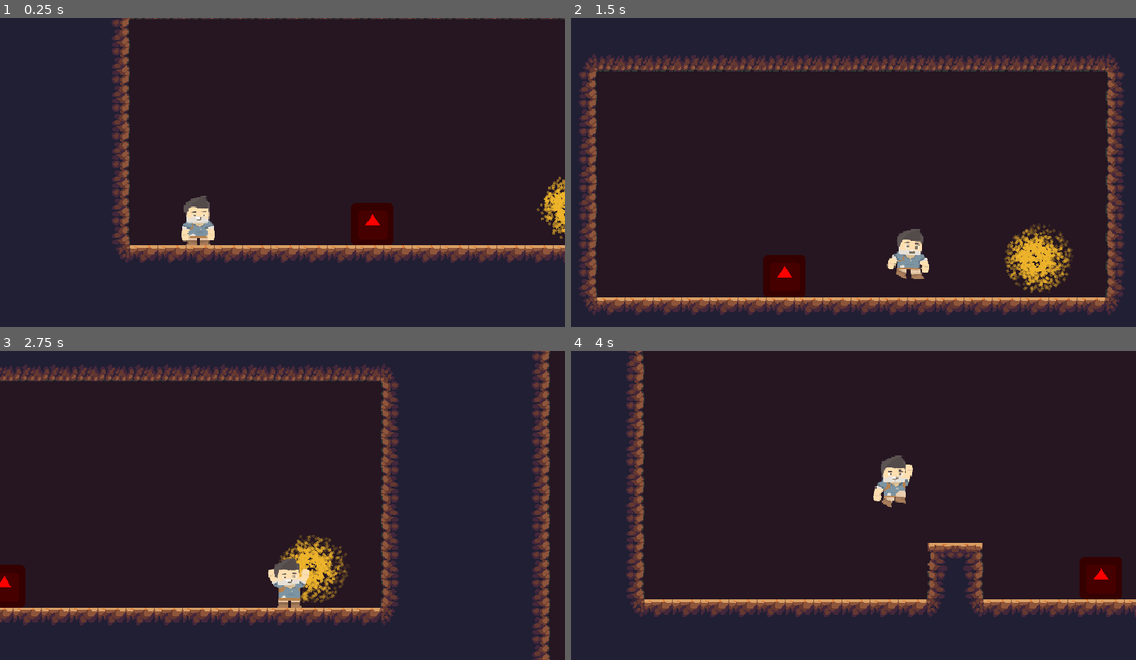
Above: before the commit, frames 1-4 (two rows, left to right).
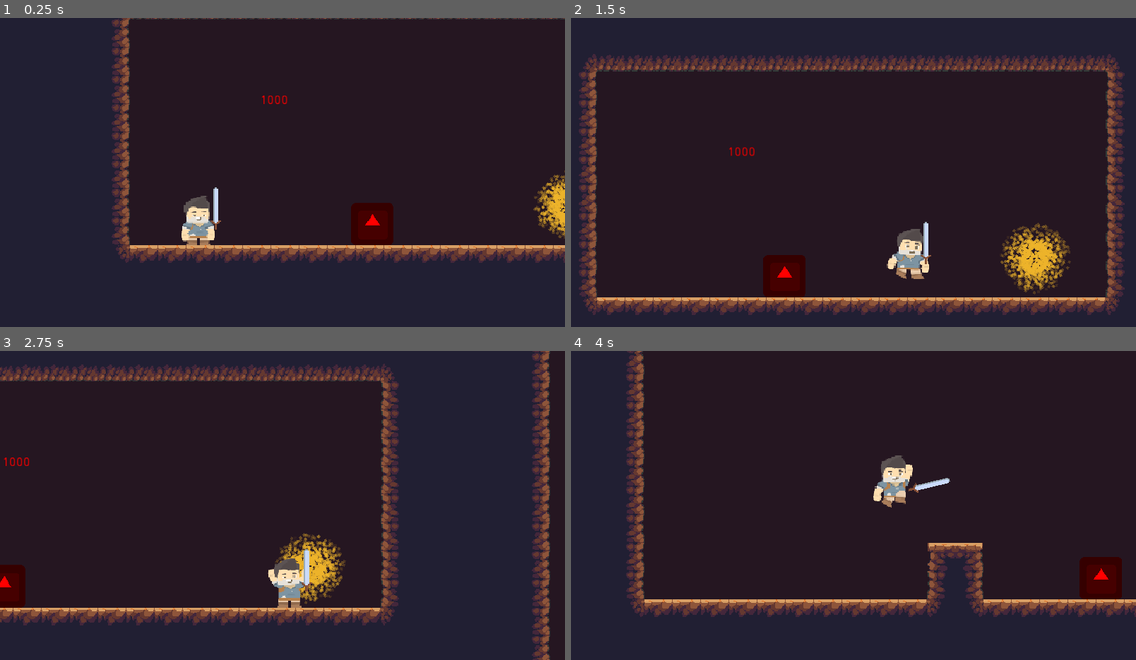
Above: after the commit, the same moments.

Repository: totalfreak/2D-Diablo
Game: Godot game, scene res://Scenes/Worlds/World1.tscn
Same seed, same stepped clock (60 frames per second), same inputs: the game is played once before the commit and once after it. The engine's default icon, where the game draws it, is replaced by a stand-in: a white triangle on a blue panel in a dark square.
Inputs:
- Up to frame 1 (0.25 s): no input
- Up to frame 2 (1.5 s): tap Enter (ui_accept) at 0.5, 0.77 s; hold Right (ui_right) from 0.53 s (still down); tap V (Attack, bound only after the commit) at 0.6, 1.35 s
- Up to frame 3 (2.75 s): tap Enter (ui_accept) at 1.52 s; release Right (ui_right) at 2.03 s; hold Left (ui_left) from 2.03 s (still down); tap V (Attack, bound only after the commit) at 2.1 s
- Up to frame 4 (4 s): release Left (ui_left) at 2.78 s; hold Right (ui_right) from 2.78 s (still down); tap V (Attack, bound only after the commit) at 2.85, 3.6 s; tap Enter (ui_accept) at 3.02, 3.77 s

The runs differ from the first frame. In frame 1, 0.7% of the frame differs, in the area x 37-100%, y 25-72%; in frame 2, 1.5%, in the area x 28-89%, y 41-90%; in frame 3, 1.2%; in frame 4, 0.1%.

Commit message:
Sword animation

Diff:
--- a/Scenes/Enemies/Enemy.gd
+++ b/Scenes/Enemies/Enemy.gd
@@ -39,7 +39,7 @@
 				leftPlayerRay.enabled = true
 				motion.x = -moveSpeed
 				#If player is in attack range
-				if playerBools[0] and leftPlayerRay.get_collider().get_groups()[0] == "Player":
+				if playerBools[0] and leftPlayerRay.get_collider().get_groups().has("Player"):
 					print(leftPlayerRay.get_collider().get_groups())
 					attacking = true
 					player._Get_Attacked(10, "left")
@@ -50,7 +50,7 @@
 				leftPlayerRay.enabled = false
 				motion.x = moveSpeed
 				#If player is in attack range
-				if playerBools[1] and rightPlayerRay.get_collider().get_groups()[0] == "Player":
+				if playerBools[1] and rightPlayerRay.get_collider().get_groups().has("Player"):
 					print(rightPlayerRay.get_collider().get_groups())
 					attacking = true
 					player._Get_Attacked(10, "right")
--- a/Scenes/Interactives/Portal.tscn
+++ b/Scenes/Interactives/Portal.tscn
@@ -58,7 +58,7 @@
 flag_disable_z = true
 spread = 180.0
 flatness = 0.0
-gravity = Vector3( 0, 5, 0 )
+gravity = Vector3( 0, 0, 0 )
 initial_velocity = 15.0
 initial_velocity_random = 0.31
 angular_velocity = 100.0
@@ -85,7 +85,7 @@
 anim_offset = 0.0
 anim_offset_random = 0.0
 anim_loop = false
-_sections_unfolded = [ "Color", "Emission Shape", "Flags", "Gravity", "Initial Velocity", "Orbit Velocity", "Radial Accel", "Scale", "Spread", "Trail" ]
+_sections_unfolded = [ "Color", "Emission Shape", "Flags", "Gravity", "Orbit Velocity", "Radial Accel", "Scale", "Spread", "Trail" ]
 
 [node name="Portal" type="Area2D"]
 
@@ -106,7 +106,6 @@
 [node name="Sprite" type="Sprite" parent="." index="0"]
 
 visible = false
-scale = Vector2( 1, 1 )
 z_index = -1
 texture = ExtResource( 2 )
 _sections_unfolded = [ "Transform", "Z Index" ]
@@ -125,7 +124,7 @@
 amount = 1000
 lifetime = 2.0
 one_shot = false
-preprocess = 1.0
+preprocess = 5.0
 speed_scale = 1.0
 explosiveness = 0.0
 randomness = 0.0
--- a/Scenes/Player/Player.gd
+++ b/Scenes/Player/Player.gd
@@ -1,6 +1,7 @@
 extends KinematicBody2D
 
 var motion = Vector2()
+var direction = Vector2()
 
 export var health = 100
 var dead = false
@@ -11,55 +12,38 @@
 export var dampSpeed = 20
 
 var hasWon = false
-
+var attacking = false
+onready var damageText = preload("res://Scenes/UI/DamageText.tscn")
 onready var attackTimer = get_node("AttackTimer")
 onready var takeDamageTimer = get_node("TakeDamageTimer")
+onready var weaponContainer = get_node("WeaponContainer")
 var takingDamage = false
 var knockbacked = false
 export var knockbackDelay = 0.5
 
 func _ready():
 	takeDamageTimer.connect("timeout", self, "_Stop_Taking_Damage")
+	attackTimer.connect("timeout", self, "_Stop_Attacking")
+	set_process_input(true)
 	pass
 
+func _input(event):
+
+	pass
+
+
 func _physics_process(delta):
+
 	#Subtracting gravity
 	motion.y += GRAVITY
+
+
+
+
 	if not hasWon and not dead and not takingDamage:
-		if Input.is_action_pressed("ui_right"):
-			$Sprite.flip_h = false
-			# If on floor, play run anim else do either fall or jump anim
-			if is_on_floor():
-				$Sprite.play("Run")
-			else:
-				if motion.y < 0:
-					$Sprite.play("Jump")
-				else:
-					$Sprite.play("Fall")
-			motion.x = lerp(motion.x, moveSpeed, dampSpeed * delta)
-		elif Input.is_action_pressed("ui_left"):
-			$Sprite.flip_h = true
-			# If on floor, play run anim else do either fall or jump anim
-			if is_on_floor():
-				$Sprite.play("Run")
-			else:
-				if motion.y < 0:
-					$Sprite.play("Jump")
-				else:
-					$Sprite.play("Fall")
-			motion.x = lerp(motion.x, -moveSpeed, dampSpeed * delta)
-		elif not is_on_floor():
-			#Slow down in air if no direction is pressed
-			if not Input.is_action_pressed("ui_right") and not Input.is_action_pressed("ui_left"):
-				motion.x = lerp(motion.x, 0, dampSpeed/5 * delta)
-			#Play jump and fall animations
-			if motion.y < 0:
-				$Sprite.play("Jump")
-			else:
-				$Sprite.play("Fall")
-		else:
-			motion.x = lerp(motion.x, 0, dampSpeed * delta)
-			$Sprite.play("Idle")
+		# Handling input
+		_Process_Input(delta)
+
 	elif hasWon:
 		motion.x = 0
 		$Sprite.play("Won")
@@ -69,8 +53,57 @@
 		motion.y = -jumpSpeed
 	#Setting motion vector and moving
 	motion = move_and_slide(motion, UP_VECTOR)
+
 	pass
 
+func _Process_Input(var delta):
+	if Input.is_action_pressed("ui_right"):
+		$Sprite.flip_h = false
+		$WeaponContainer.scale.x = 1
+		# If on floor, play run anim else do either fall or jump anim
+		if is_on_floor():
+			$Sprite.play("Run")
+		else:
+			if motion.y < 0:
+				$Sprite.play("Jump")
+			else:
+				$Sprite.play("Fall")
+		motion.x = lerp(motion.x, moveSpeed, dampSpeed * delta)
+	elif Input.is_action_pressed("ui_left"):
+		$Sprite.flip_h = true
+		$WeaponContainer.scale.x = -1
+		# If on floor, play run anim else do either fall or jump anim
+		if is_on_floor():
+			$Sprite.play("Run")
+		else:
+			if motion.y < 0:
+				$Sprite.play("Jump")
+			else:
+				$Sprite.play("Fall")
+		motion.x = lerp(motion.x, -moveSpeed, dampSpeed * delta)
+	elif not is_on_floor():
+		#Slow down in air if no direction is pressed
+		if not Input.is_action_pressed("ui_right") and not Input.is_action_pressed("ui_left"):
+			motion.x = lerp(motion.x, 0, dampSpeed/5 * delta)
+		#Play jump and fall animations
+		if motion.y < 0:
+			$Sprite.play("Jump")
+		else:
+			$Sprite.play("Fall")
+	else:
+		motion.x = lerp(motion.x, 0, dampSpeed * delta)
+		$Sprite.play("Idle")
+
+	if Input.is_action_just_pressed("Attack"):
+		_Attack()
+
+
+func _Attack():
+	if not attacking:
+		attacking = true
+		$WeaponContainer/WeaponPoint/Sword/AnimationPlayer.play("Attack")
+		attackTimer.start()
+		pass
 
 func _Get_Attacked(var damage, var direction):
 	move_and_slide(Vector2(0,0), UP_VECTOR)
@@ -79,7 +112,9 @@
 	takeDamageTimer.start()
 	$Sprite.play("Get_Hit")
 	health-=damage
-
+	var text = damageText.instance()
+	add_child(text)
+	text
 	if health <= 0 and not dead:
 		_Die()
 	print(str(damage) + " " + direction)
@@ -88,6 +123,10 @@
 	takingDamage = false
 	takeDamageTimer.stop()
 
+func _Stop_Attacking():
+	attacking = false
+	attackTimer.stop()
+
 func _Die():
 	dead = true
 	pass
--- a/Scenes/Player/Player.tscn
+++ b/Scenes/Player/Player.tscn
@@ -1,43 +1,44 @@
-[gd_scene load_steps=13 format=2]
+[gd_scene load_steps=14 format=2]
 
 [ext_resource path="res://Scenes/Player/Player.gd" type="Script" id=1]
-[ext_resource path="res://Sprites/Player/Tiles exported/adventurer_tilesheet1.png" type="Texture" id=2]
-[ext_resource path="res://Sprites/Player/Tiles exported/adventurer_tilesheet10.png" type="Texture" id=3]
-[ext_resource path="res://Sprites/Player/Tiles exported/adventurer_tilesheet11.png" type="Texture" id=4]
-[ext_resource path="res://Sprites/Player/Tiles exported/adventurer_tilesheet22.png" type="Texture" id=5]
-[ext_resource path="res://Sprites/Player/Tiles exported/adventurer_tilesheet2.png" type="Texture" id=6]
+[ext_resource path="res://Sprites/Player/Tiles exported/adventurer_tilesheet10.png" type="Texture" id=2]
+[ext_resource path="res://Sprites/Player/Tiles exported/adventurer_tilesheet11.png" type="Texture" id=3]
+[ext_resource path="res://Sprites/Player/Tiles exported/adventurer_tilesheet1.png" type="Texture" id=4]
+[ext_resource path="res://Sprites/Player/Tiles exported/adventurer_tilesheet2.png" type="Texture" id=5]
+[ext_resource path="res://Sprites/Player/Tiles exported/adventurer_tilesheet22.png" type="Texture" id=6]
 [ext_resource path="res://Sprites/Player/Tiles exported/adventurer_tilesheet3.png" type="Texture" id=7]
 [ext_resource path="res://Sprites/Player/Tiles exported/adventurer_tilesheet4.png" type="Texture" id=8]
 [ext_resource path="res://Sprites/Player/Tiles exported/adventurer_tilesheet8.png" type="Texture" id=9]
 [ext_resource path="res://Scenes/Background.tscn" type="PackedScene" id=10]
+[ext_resource path="res://Scenes/Weapons/Swords/Sword.tscn" type="PackedScene" id=11]
 
-[sub_resource type="CapsuleShape2D" id=2]
+[sub_resource type="CapsuleShape2D" id=1]
 
 custom_solver_bias = 0.0
 radius = 20.0
 height = 19.8338
 
-[sub_resource type="SpriteFrames" id=1]
+[sub_resource type="SpriteFrames" id=2]
 
 animations = [ {
-"frames": [ ExtResource( 2 ) ],
+"frames": [ ExtResource( 2 ), ExtResource( 3 ) ],
+"loop": true,
+"name": "Run",
+"speed": 5.0
+}, {
+"frames": [ ExtResource( 4 ) ],
 "loop": true,
 "name": "Idle",
 "speed": 3.0
 }, {
-"frames": [ ExtResource( 3 ), ExtResource( 4 ) ],
-"loop": true,
-"name": "Run",
-"speed": 5.0
-}, {
 "frames": [ ExtResource( 5 ) ],
 "loop": true,
-"name": "Get_Hit",
+"name": "Jump",
 "speed": 5.0
 }, {
 "frames": [ ExtResource( 6 ) ],
 "loop": true,
-"name": "Jump",
+"name": "Get_Hit",
 "speed": 5.0
 }, {
 "frames": [ ExtResource( 7 ) ],
@@ -45,13 +46,13 @@
 "name": "Fall",
 "speed": 5.0
 }, {
-"frames": [ ExtResource( 8 ), ExtResource( 6 ), ExtResource( 9 ) ],
+"frames": [ ExtResource( 8 ), ExtResource( 5 ), ExtResource( 9 ) ],
 "loop": true,
 "name": "Won",
 "speed": 3.0
 } ]
 
-[node name="Player" type="KinematicBody2D" index="0" groups=[
+[node name="Player" type="KinematicBody2D" groups=[
 "Player",
 ]]
 
@@ -72,12 +73,12 @@
 [node name="CollisionShape2D" type="CollisionShape2D" parent="." index="0"]
 
 position = Vector2( 1, 4 )
-shape = SubResource( 2 )
+shape = SubResource( 1 )
 _sections_unfolded = [ "Transform" ]
 
 [node name="Sprite" type="AnimatedSprite" parent="." index="1"]
 
-frames = SubResource( 1 )
+frames = SubResource( 2 )
 animation = "Idle"
 _sections_unfolded = [ "Transform" ]
 
@@ -120,15 +121,16 @@
 scroll_base_scale = Vector2( 1, 1 )
 scroll_limit_begin = Vector2( 0, 0 )
 scroll_limit_end = Vector2( 0, 0 )
-scroll_ignore_camera_zoom = true
+scroll_ignore_camera_zoom = false
+_sections_unfolded = [ "Scroll" ]
 
 [node name="Background" parent="ParallaxBackground" index="0" instance=ExtResource( 10 )]
 
 [node name="AttackTimer" type="Timer" parent="." index="4"]
 
 process_mode = 0
-wait_time = 1.0
-one_shot = false
+wait_time = 0.6
+one_shot = true
 autostart = false
 
 [node name="TakeDamageTimer" type="Timer" parent="." index="5"]
@@ -137,3 +139,16 @@
 wait_time = 0.5
 one_shot = false
 autostart = false
+
+[node name="WeaponContainer" type="Node2D" parent="." index="6"]
+
+editor/display_folded = true
+_sections_unfolded = [ "Transform", "Z Index" ]
+
+[node name="WeaponPoint" type="Position2D" parent="WeaponContainer" index="0"]
+
+position = Vector2( 21, 13 )
+
+[node name="Sword" parent="WeaponContainer/WeaponPoint" index="0" instance=ExtResource( 11 )]
+
+position = Vector2( 0, -21 )
--- /dev/null
+++ b/Scenes/UI/DamageText.tscn
@@ -0,0 +1,87 @@
+[gd_scene load_steps=2 format=2]
+
+[sub_resource type="Animation" id=1]
+
+resource_name = "Appear"
+length = 1.0
+loop = false
+step = 0.1
+tracks/0/type = "value"
+tracks/0/path = NodePath("Control:rect_position")
+tracks/0/interp = 2
+tracks/0/loop_wrap = true
+tracks/0/imported = false
+tracks/0/enabled = true
+tracks/0/keys = {
+"times": PoolRealArray( 0, 0.3, 0.6, 1 ),
+"transitions": PoolRealArray( 1, 1, 1, 1 ),
+"update": 0,
+"values": [ Vector2( 0, 0 ), Vector2( 0, -29 ), Vector2( 0, -49 ), Vector2( 0, -57 ) ]
+}
+tracks/1/type = "value"
+tracks/1/path = NodePath("Control:modulate")
+tracks/1/interp = 1
+tracks/1/loop_wrap = true
+tracks/1/imported = false
+tracks/1/enabled = true
+tracks/1/keys = {
+"times": PoolRealArray( 0, 0.5, 1 ),
+"transitions": PoolRealArray( 1, 1, 1 ),
+"update": 0,
+"values": [ Color( 1, 1, 1, 1 ), Color( 1, 1, 1, 1 ), Color( 1, 1, 1, 0 ) ]
+}
+
+[node name="DamageText" type="Node2D" index="0"]
+
+z_index = 3
+_sections_unfolded = [ "Transform", "Z Index" ]
+
+[node name="AnimationPlayer" type="AnimationPlayer" parent="." index="0"]
+
+root_node = NodePath("..")
+autoplay = ""
+playback_process_mode = 1
+playback_default_blend_time = 0.0
+playback_speed = 1.0
+anims/Appear = SubResource( 1 )
+blend_times = [  ]
+_sections_unfolded = [ "Pause", "Playback Options" ]
+
+[node name="Control" type="Control" parent="." index="1"]
+
+anchor_left = 0.5
+anchor_top = 0.5
+anchor_right = 0.5
+anchor_bottom = 0.5
+margin_left = -32.0
+margin_top = -32.0
+margin_right = 48.0
+margin_bottom = -12.0
+rect_pivot_offset = Vector2( 0, 0 )
+rect_clip_content = true
+mouse_filter = 0
+mouse_default_cursor_shape = 0
+size_flags_horizontal = 1
+size_flags_vertical = 1
+_sections_unfolded = [ "Anchor", "Rect", "Visibility" ]
+
+[node name="Label" type="Label" parent="Control" index="0"]
+
+anchor_left = 0.0
+anchor_top = 0.0
+anchor_right = 0.0
+anchor_bottom = 0.0
+margin_right = 40.0
+margin_bottom = 14.0
+rect_pivot_offset = Vector2( 0, 0 )
+rect_clip_content = false
+mouse_filter = 2
+mouse_default_cursor_shape = 0
+size_flags_horizontal = 1
+size_flags_vertical = 4
+custom_colors/font_color = Color( 1, 0, 0, 1 )
+text = "1000"
+percent_visible = 1.0
+lines_skipped = 0
+max_lines_visible = -1
+_sections_unfolded = [ "custom_colors" ]
--- /dev/null
+++ b/Scenes/Weapons/Swords/Sword.gd
@@ -0,0 +1,19 @@
+extends Node2D
+
+var damage = 10
+export var cooldownSpeed = 1.0
+
+func _ready():
+	# Called when the node is added to the scene for the first time.
+	# Initialization here
+	pass
+
+
+func _Attack():
+
+	pass
+
+#func _process(delta):
+#	# Called every frame. Delta is time since last frame.
+#	# Update game logic here.
+#	pass
--- /dev/null
+++ b/Scenes/Weapons/Swords/Sword.tscn
@@ -0,0 +1,88 @@
+[gd_scene load_steps=5 format=2]
+
+[ext_resource path="res://Scenes/Weapons/Swords/Sword.gd" type="Script" id=1]
+[ext_resource path="res://Sprites/Weapons/Swords/BasicSword.png" type="Texture" id=2]
+
+[sub_resource type="Animation" id=2]
+
+resource_name = "Attack"
+length = 1.0
+loop = false
+step = 0.1
+tracks/0/type = "value"
+tracks/0/path = NodePath("Sprite:position")
+tracks/0/interp = 2
+tracks/0/loop_wrap = true
+tracks/0/imported = false
+tracks/0/enabled = true
+tracks/0/keys = {
+"times": PoolRealArray( 0, 0.1, 0.2, 0.6 ),
+"transitions": PoolRealArray( 1, 1, 1, 1 ),
+"update": 0,
+"values": [ Vector2( 0, 14 ), Vector2( 0.666667, 14 ), Vector2( 0, 14 ), Vector2( 0, 14 ) ]
+}
+tracks/1/type = "value"
+tracks/1/path = NodePath("Sprite:rotation_degrees")
+tracks/1/interp = 2
+tracks/1/loop_wrap = true
+tracks/1/imported = false
+tracks/1/enabled = true
+tracks/1/keys = {
+"times": PoolRealArray( 0, 0.1, 0.2, 0.6 ),
+"transitions": PoolRealArray( 1, 1, 1, 1 ),
+"update": 0,
+"values": [ 0.0, 105.0, 135.0, 0.0 ]
+}
+
+[sub_resource type="CapsuleShape2D" id=1]
+
+custom_solver_bias = 0.0
+radius = 4.0
+height = 25.0
+
+[node name="Sword" type="Node2D" groups=[
+"Weapon",
+]]
+
+scale = Vector2( 1.5, 1.5 )
+script = ExtResource( 1 )
+_sections_unfolded = [ "Transform" ]
+cooldownSpeed = 1.0
+
+[node name="AnimationPlayer" type="AnimationPlayer" parent="." index="0"]
+
+root_node = NodePath("..")
+autoplay = ""
+playback_process_mode = 1
+playback_default_blend_time = 0.0
+playback_speed = 1.0
+anims/Attack = SubResource( 2 )
+blend_times = [  ]
+
+[node name="Sprite" type="Sprite" parent="." index="1"]
+
+position = Vector2( 0, 14 )
+texture = ExtResource( 2 )
+offset = Vector2( 0, -14 )
+__meta__ = {
+"_edit_group_": true
+}
+
+[node name="Collider" type="Area2D" parent="Sprite" index="0" groups=[
+"Weapon",
+]]
+
+editor/display_folded = true
+position = Vector2( 0, -14 )
+input_pickable = true
+gravity_vec = Vector2( 0, 1 )
+gravity = 98.0
+linear_damp = 0.1
+angular_damp = 1.0
+audio_bus_override = false
+audio_bus_name = "Master"
+
+[node name="CollisionShape2D" type="CollisionShape2D" parent="Sprite/Collider" index="0"]
+
+position = Vector2( 0, -4 )
+shape = SubResource( 1 )
--- a/Scenes/Worlds/World1.tscn
+++ b/Scenes/Worlds/World1.tscn
@@ -1,9 +1,10 @@
-[gd_scene load_steps=5 format=2]
+[gd_scene load_steps=6 format=2]
 
 [ext_resource path="res://Scenes/Player/Player.tscn" type="PackedScene" id=1]
 [ext_resource path="res://Scenes/TileMaps/TileMapTemplate.tscn" type="PackedScene" id=2]
 [ext_resource path="res://Scenes/Interactives/Portal.tscn" type="PackedScene" id=3]
 [ext_resource path="res://Scenes/Enemies/Enemy.tscn" type="PackedScene" id=4]
+[ext_resource path="res://Scenes/UI/DamageText.tscn" type="PackedScene" id=5]
 
 [node name="World" type="Node2D"]
 
@@ -26,3 +27,7 @@
 [node name="Enemy" parent="." index="3" instance=ExtResource( 4 )]
 
 position = Vector2( 351, 616 )
+
+[node name="DamageText" parent="." index="4" instance=ExtResource( 5 )]
+
+position = Vector2( 243, 501 )
--- a/project.godot
+++ b/project.godot
@@ -33,6 +33,8 @@
 , Object(InputEventJoypadButton,"resource_local_to_scene":false,"resource_name":"","device":0,"button_index":15,"pressure":0.0,"pressed":false,"script":null)
 , Object(InputEventKey,"resource_local_to_scene":false,"resource_name":"","device":0,"alt":false,"shift":false,"control":false,"meta":false,"command":false,"pressed":false,"scancode":68,"unicode":0,"echo":false,"script":null)
  ]
+Attack=[ Object(InputEventKey,"resource_local_to_scene":false,"resource_name":"","device":0,"alt":false,"shift":false,"control":false,"meta":false,"command":false,"pressed":false,"scancode":86,"unicode":0,"echo":false,"script":null)
+ ]
 
 [rendering]
 
Not shown, added: Builds/Web/2D Diablo.png.import
Binary file added: Sprites/Weapons/Swords/BasicSword.png
Not shown, added: Sprites/Weapons/Swords/BasicSword.png.import
Not shown, changed: export_presets.cfg
Not shown, added: Builds/Web/2D Diablo.html
Not shown, added: Builds/Web/2D Diablo.js
Not shown, added: Builds/Web/2D Diablo.pck
Not shown, added: Builds/Web/2D Diablo.png
Not shown, added: Builds/Web/2D Diablo.wasm
